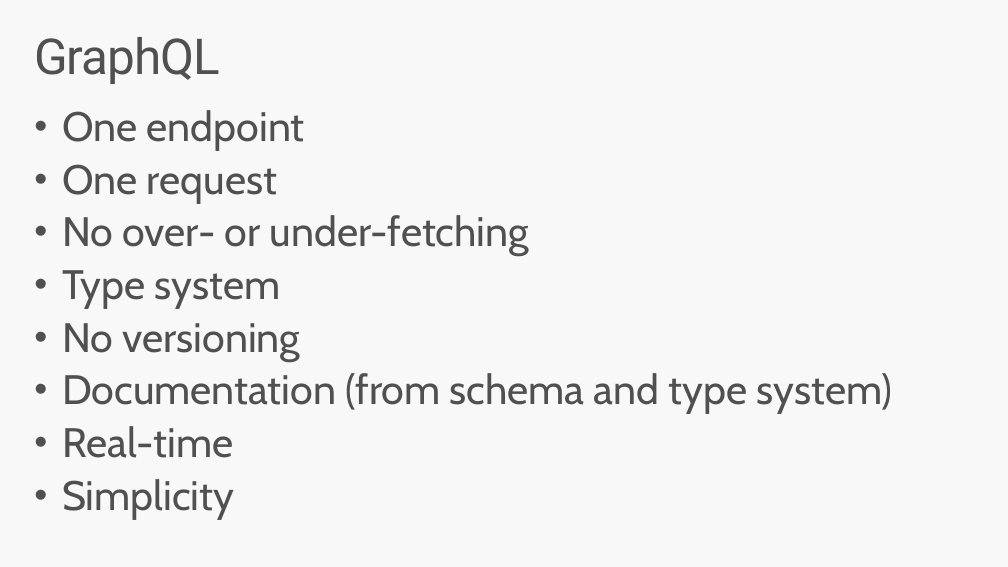
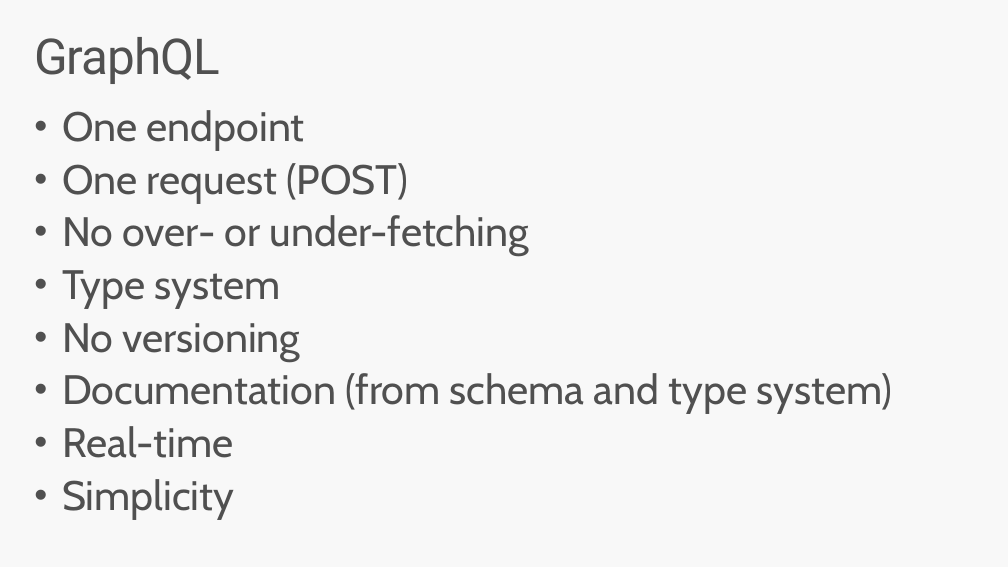
Before and after one commit to jlamch/.net-core, a slide deck: slide 48 of 3.api-flavours.pptx (slide 36 before the commit). Drawn at 1008x567 pixels with LibreOffice and Linux fonts; fonts in the diff are those of the drawing. Boxes give left, top, right and bottom in pixels: in the first picture for what was removed or moved away, otherwise in the second. Text is boxed around its words. In the diff, an @@ line names an element or a change of style, - is before the commit and + after.

```diff
--- a/3.api-flavours.pptx
+++ b/3.api-flavours.pptx
@@ text at [62, 163, 408, 203]: text changed @@
-• One request
+• One request (POST)
```
Also in this commit, not shown: 6 other slides changed, 14 slides added, 7 other files.
